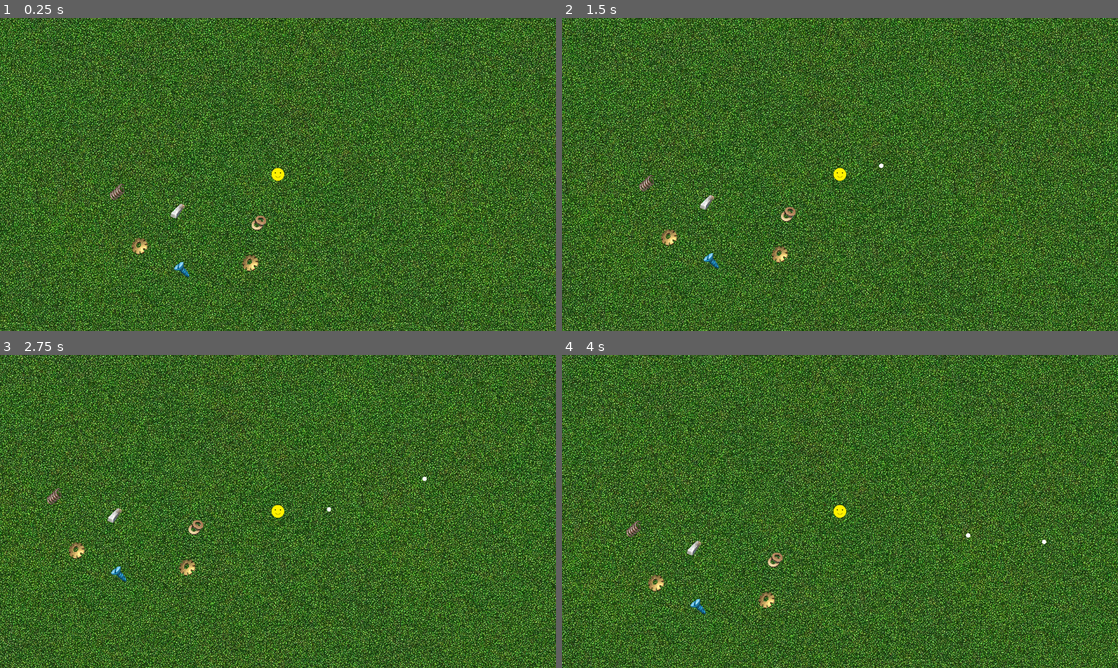
Above: before the commit, frames 1-4 (two rows, left to right).
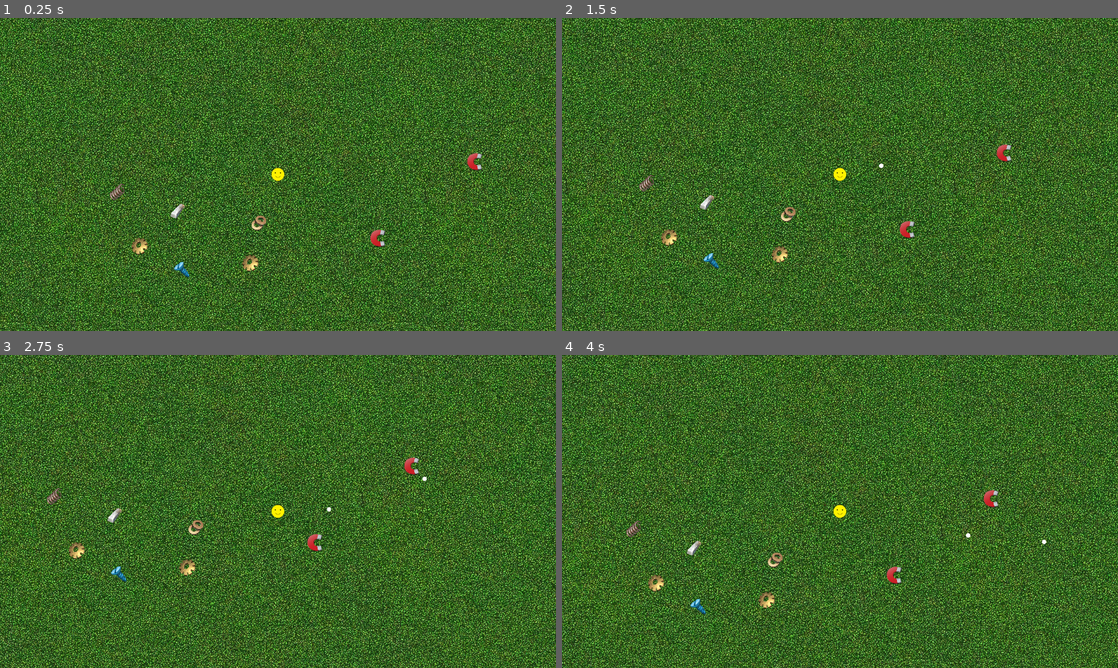
Above: after the commit, the same moments.

Repository: Posiden104/SurvivorGame-Godot
Game: Godot game, scene res://scenes/levels/Game.tscn
Same seed, same stepped clock (60 frames per second), same inputs: the game is played once before the commit and once after it.
Inputs:
- Up to frame 1 (0.25 s): no input
- Up to frame 2 (1.5 s): tap Enter at 0.5 s; hold D (Right) 0.53-1.28 s; hold S (Down) from 1.28 s (still down)
- Up to frame 3 (2.75 s): release S (Down) at 2.03 s; hold D (Right) from 2.03 s (still down)
- Up to frame 4 (4 s): release D (Right) at 2.78 s; hold W (Up) 2.78-3.53 s; hold A (Left) from 3.53 s (still down)

The runs differ from the first frame. In frame 1, 0.2% of the frame differs, in the area x 66-87%, y 43-74%; in frame 2, 0.2%; in frame 3, 0.2%; in frame 4, 0.2%.

Commit message:
magnet working

Diff:
--- a/scenes/entities/player/Player.gd
+++ b/scenes/entities/player/Player.gd
@@ -16,3 +16,9 @@
 
 func increaseScrap():
 	scrap_amount += 1
+
+func pickupMagnet():
+	var pickups = get_tree().get_nodes_in_group("pickups") as Array[magnetic_base]
+	for p in pickups:
+		p.fly_speed *= 2
+		p.magnetize()
--- a/scenes/levels/Game.tscn
+++ b/scenes/levels/Game.tscn
@@ -6,6 +6,7 @@
 [ext_resource type="Script" path="res://scenes/levels/ProjectileContainer.gd" id="3_7xxv6"]
 [ext_resource type="PackedScene" uid="uid://d2nh73ws0tria" path="res://scenes/spawners/spawner.tscn" id="5_iu03c"]
 [ext_resource type="PackedScene" uid="uid://dhh7w6rc5mr6q" path="res://scenes/pickups/scrap.tscn" id="6_wf251"]
+[ext_resource type="PackedScene" uid="uid://cebwi4eryl6dt" path="res://scenes/pickups/magnet.tscn" id="7_658te"]
 
 [node name="Game" type="Node2D"]
 
@@ -59,6 +60,12 @@
 [node name="Scrap6" parent="." instance=ExtResource("6_wf251")]
 position = Vector2(353, 544)
 
+[node name="Magnet" parent="." instance=ExtResource("7_658te")]
+position = Vector2(806, 472)
+
+[node name="Magnet2" parent="." instance=ExtResource("7_658te")]
+position = Vector2(1029, 296)
+
 [connection signal="shoot_gun" from="Player" to="ProjectileContainer" method="_on_player_shoot_gun"]
 [connection signal="spawn" from="Spawner" to="EnemyContainer" method="_on_spawner_spawn"]
 [connection signal="spawn" from="Spawner2" to="EnemyContainer" method="_on_spawner_spawn"]
--- /dev/null
+++ b/scenes/pickups/ScrapArea.gd
@@ -0,0 +1 @@
+extends magnetic_detector
--- /dev/null
+++ b/scenes/pickups/magnet.gd
@@ -0,0 +1,11 @@
+extends magnetic_base
+
+func _ready():
+	player = get_tree().get_nodes_in_group("player")[0] as Player
+
+func _on_magnet_area_magnetize():
+	magnetize()
+
+func _on_magnet_area_pickup():
+	player.pickupMagnet()
+	queue_free()
--- /dev/null
+++ b/scenes/pickups/magnet.tscn
@@ -0,0 +1,28 @@
+[gd_scene load_steps=5 format=3 uid="uid://cebwi4eryl6dt"]
+
+[ext_resource type="Texture2D" uid="uid://bbpkhds3y6r6s" path="res://images/Magnet.png" id="1_56qba"]
+[ext_resource type="Script" path="res://scenes/pickups/magnet.gd" id="1_ft8i3"]
+[ext_resource type="Script" path="res://scenes/pickups/magnetArea.gd" id="2_q8x3a"]
+
+[sub_resource type="CircleShape2D" id="CircleShape2D_xpk08"]
+radius = 20.0
+
+[node name="Magnet" type="Node2D"]
+script = ExtResource("1_ft8i3")
+
+[node name="MagnetArea" type="Area2D" parent="."]
+collision_layer = 16
+script = ExtResource("2_q8x3a")
+
+[node name="CollisionShape2D" type="CollisionShape2D" parent="MagnetArea"]
+shape = SubResource("CircleShape2D_xpk08")
+
+[node name="Magnet" type="Sprite2D" parent="."]
+position = Vector2(-2, -5.96046e-08)
+scale = Vector2(0.0399897, 0.0399897)
+texture = ExtResource("1_56qba")
+
+[connection signal="area_entered" from="MagnetArea" to="MagnetArea" method="_on_area_entered"]
+[connection signal="body_entered" from="MagnetArea" to="MagnetArea" method="_on_body_entered"]
+[connection signal="magnetize" from="MagnetArea" to="." method="_on_magnet_area_magnetize"]
+[connection signal="pickup" from="MagnetArea" to="." method="_on_magnet_area_pickup"]
--- /dev/null
+++ b/scenes/pickups/magnetArea.gd
@@ -0,0 +1 @@
+extends magnetic_detector
--- /dev/null
+++ b/scenes/pickups/magnetic_base.gd
@@ -0,0 +1,17 @@
+extends Node2D
+
+class_name magnetic_base
+
+@export var fly_speed: float = 300
+
+var isMagnetized:bool = false
+var player: Player
+
+func magnetize():
+	isMagnetized = true
+
+# Called every frame. 'delta' is the elapsed time since the previous frame.
+func _process(delta):
+	if isMagnetized:
+		var dir = (player.global_position - global_position) as Vector2
+		global_position += dir.normalized() * fly_speed * delta
--- /dev/null
+++ b/scenes/pickups/magnetic_detector.gd
@@ -0,0 +1,14 @@
+extends Area2D
+
+class_name magnetic_detector
+
+signal magnetize
+signal pickup
+
+func _on_area_entered(area):
+	if area.is_in_group("player_pickup"):
+		magnetize.emit()
+
+func _on_body_entered(body):
+	if body.is_in_group("player"):
+		pickup.emit()
--- a/scenes/pickups/scrap.gd
+++ b/scenes/pickups/scrap.gd
@@ -1,31 +1,17 @@
-extends Node2D
+extends magnetic_base
 
 @export var scrap_images: Array[CompressedTexture2D]
-@export var fly_speed: float = 300
 
 var image: Texture2D
-var isMagnetized:bool = false
-var player
 
 func _ready():
 	image = scrap_images.pick_random()
 	$Sprite2D.texture = image
 	player = get_tree().get_nodes_in_group("player")[0]
 
-func _process(delta):
-	if isMagnetized:
-		var dir = (player.global_position - global_position) as Vector2
-		global_position += dir.normalized() * fly_speed * delta
+func _on_scrap_area_magnetize():
+	magnetize()
 
-func magnetize():
-	isMagnetized = true
-
-func _on_scrap_area_area_entered(area):
-	if area.is_in_group("player_pickup"):
-		magnetize()
-
-
-func _on_scrap_area_body_entered(body):
-	if body.is_in_group("player"):
-		queue_free()
-		player.increaseScrap()
+func _on_scrap_area_pickup():
+	queue_free()
+	player.increaseScrap()
--- a/scenes/pickups/scrap.tscn
+++ b/scenes/pickups/scrap.tscn
@@ -24,6 +24,7 @@
 [ext_resource type="Texture2D" uid="uid://dj50b267lo8ik" path="res://images/Resources/ScrapImages/en_craft_74.png" id="22_viivh"]
 [ext_resource type="Texture2D" uid="uid://cty24148i7uyq" path="res://images/Resources/ScrapImages/en_craft_81.png" id="23_nsbph"]
 [ext_resource type="Texture2D" uid="uid://b3odq6jhv51im" path="res://images/Resources/ScrapImages/en_craft_94.PNG" id="24_ak1ho"]
+[ext_resource type="Script" path="res://scenes/pickups/ScrapArea.gd" id="25_vyk45"]
 
 [sub_resource type="CircleShape2D" id="CircleShape2D_7oybt"]
 radius = 113.192
@@ -32,9 +33,10 @@
 script = ExtResource("1_87dv8")
 scrap_images = Array[CompressedTexture2D]([ExtResource("2_c1ii6"), ExtResource("3_hit0x"), ExtResource("4_k0uq6"), ExtR …(491 unchanged characters)…
 
-[node name="ScrapArea" type="Area2D" parent="." groups=["pickups"]]
+[node name="ScrapArea" type="Area2D" parent="."]
 scale = Vector2(0.16, 0.16)
 collision_layer = 16
+script = ExtResource("25_vyk45")
 
 [node name="CollisionShape2D" type="CollisionShape2D" parent="ScrapArea"]
 shape = SubResource("CircleShape2D_7oybt")
@@ -43,5 +45,7 @@
 scale = Vector2(0.16, 0.16)
 texture = ExtResource("2_c1ii6")
 
-[connection signal="area_entered" from="ScrapArea" to="." method="_on_scrap_area_area_entered"]
-[connection signal="body_entered" from="ScrapArea" to="." method="_on_scrap_area_body_entered"]
+[connection signal="area_entered" from="ScrapArea" to="ScrapArea" method="_on_area_entered"]
+[connection signal="body_entered" from="ScrapArea" to="ScrapArea" method="_on_body_entered"]
+[connection signal="magnetize" from="ScrapArea" to="." method="_on_scrap_area_magnetize"]
+[connection signal="pickup" from="ScrapArea" to="." method="_on_scrap_area_pickup"]
Not shown: 1 places in scenes/levels/Game.tscn that only renumber resources
Not shown: 1 places in scenes/pickups/scrap.tscn that only renumber resources
